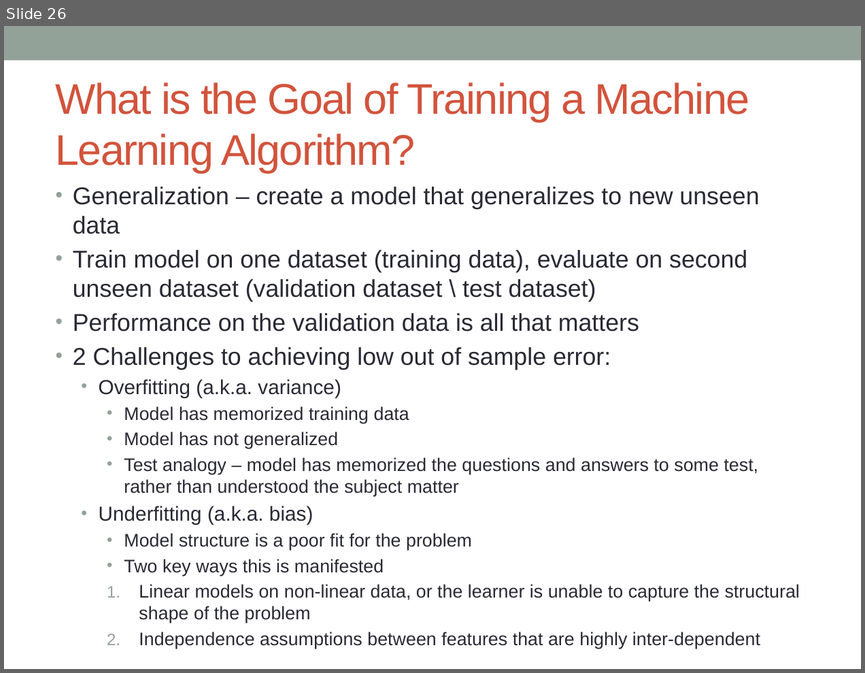
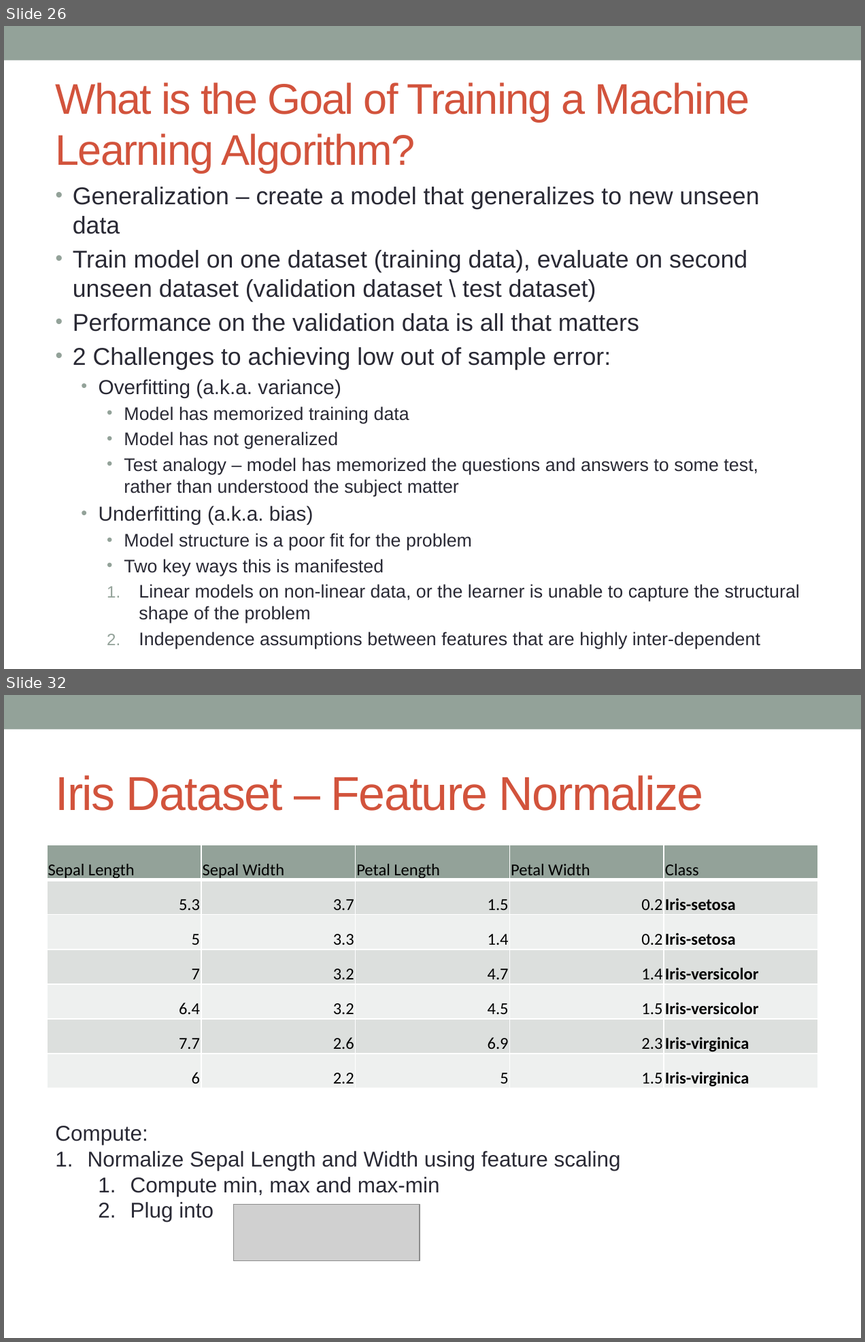
Before and after one commit to simonhughes22/IPD-Data-Science-Course, a slide deck: Machine Learning/Machine Learning Slides.pptx. Shown one above the other, each under a label of ours: slide 26 before the commit, slides 26 and 32 after it; the slides between them are not shown. The pictures are 865x673 and 865x1342 pixels, drawn with LibreOffice and Linux fonts; fonts in the diff are those of the drawing; grey boxes stand for pictures. Boxes give left, top, right and bottom in pixels: in the first picture for what was removed or moved away, otherwise in the second. Text is boxed around its words. In the diff, an @@ line names an element or a change of style, - is before the commit and + after.

```diff
--- a/Machine Learning/Machine Learning Slides.pptx
+++ b/Machine Learning/Machine Learning Slides.pptx
@@ slide 32 added at bbox=[4, 695, 861, 1338], background #FFFFFF; not listed: 1 template element that a slide beside it also shows @@
@@ title added at bbox=[56, 775, 704, 811], 40 pt, text #D2533C @@
+Iris Dataset – Feature Normalize
@@ table added at bbox=[47, 845, 818, 1089], 7 rows, 5 columns @@
+Sepal Length | Sepal Width | Petal Length | Petal Width | Class
+5.3 | 3.7 | 1.5 | 0.2 | Iris-setosa
+5 | 3.3 | 1.4 | 0.2 | Iris-setosa
+7 | 3.2 | 4.7 | 1.4 | Iris-versicolor
+6.4 | 3.2 | 4.5 | 1.5 | Iris-versicolor
+7.7 | 2.6 | 6.9 | 2.3 | Iris-virginica
+6 | 2.2 | 5 | 1.5 | Iris-virginica
@@ text added at bbox=[55, 1125, 621, 1221], 18 pt, text #292934 @@
+Compute:
+1. Normalize Sepal Length and Width using feature scaling
+  1. Compute min, max and max-min
+  2. Plug into
@@ picture added at bbox=[234, 1204, 419, 1261] @@
```
Also in this commit, not shown: 5 other slides added.
